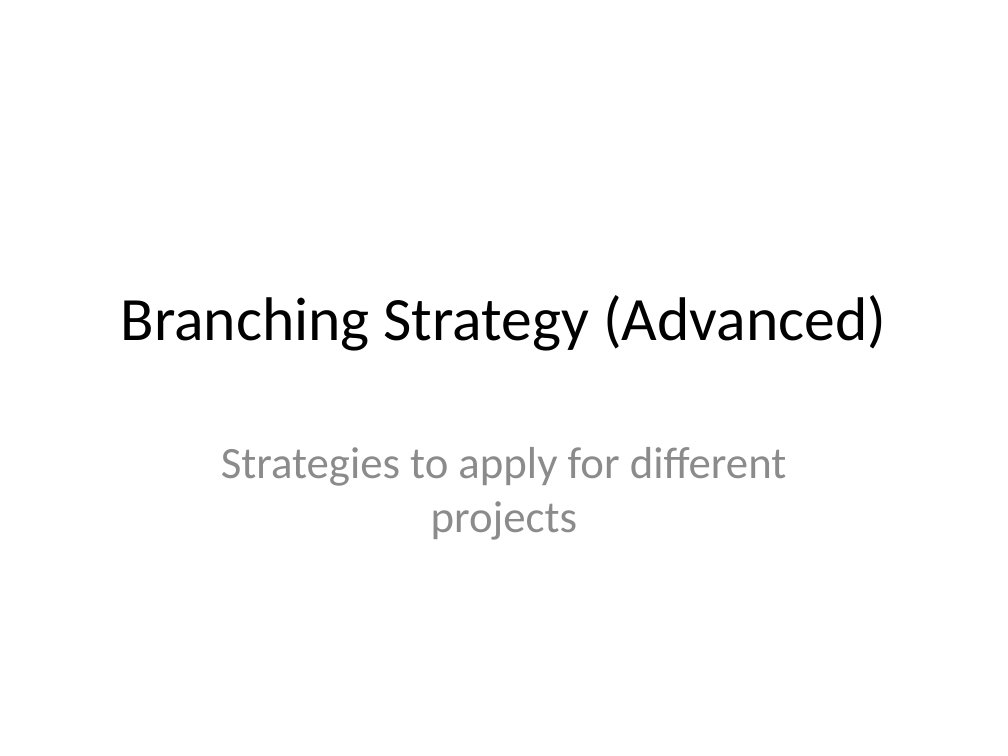
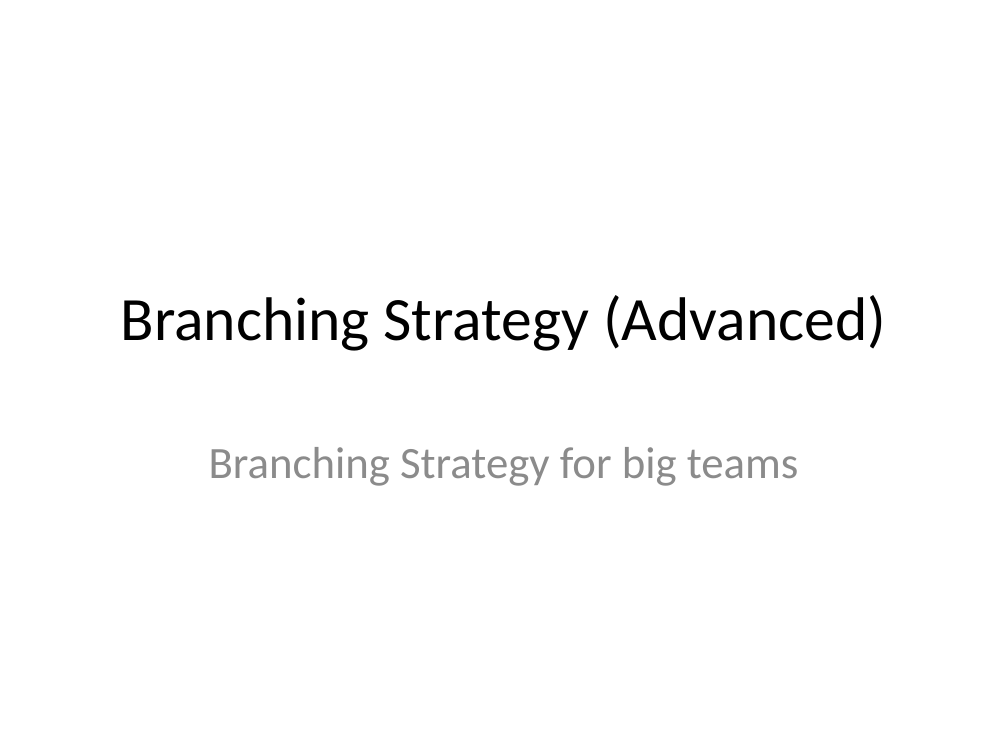
Before and after one commit to JaceTan/programming-notes, a slide deck: slide 1 of Branching Strategy (Advanced).pptx. Drawn at 1008x756 pixels with LibreOffice and Linux fonts; fonts in the diff are those of the drawing. Boxes give left, top, right and bottom in pixels: in the first picture for what was removed or moved away, otherwise in the second. Text is boxed around its words. In the diff, an @@ line names an element or a change of style, - is before the commit and + after.

Commit message:
finished branching strategy (advanced)

```diff
--- a/Branching Strategy (Advanced).pptx
+++ b/Branching Strategy (Advanced).pptx
@@ subtitle at <box>209,447,799,486</box>: text changed @@
-Strategies to apply for different projects
+Branching Strategy for big teams
```
Also in this commit, not shown: 1 other slide changed, 6 slides added, 4 slides removed.
